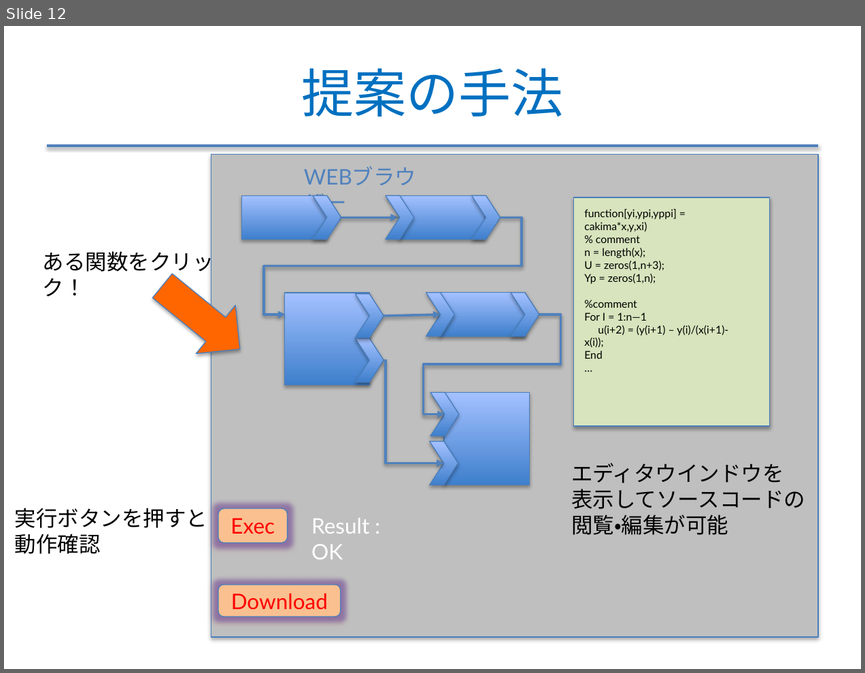
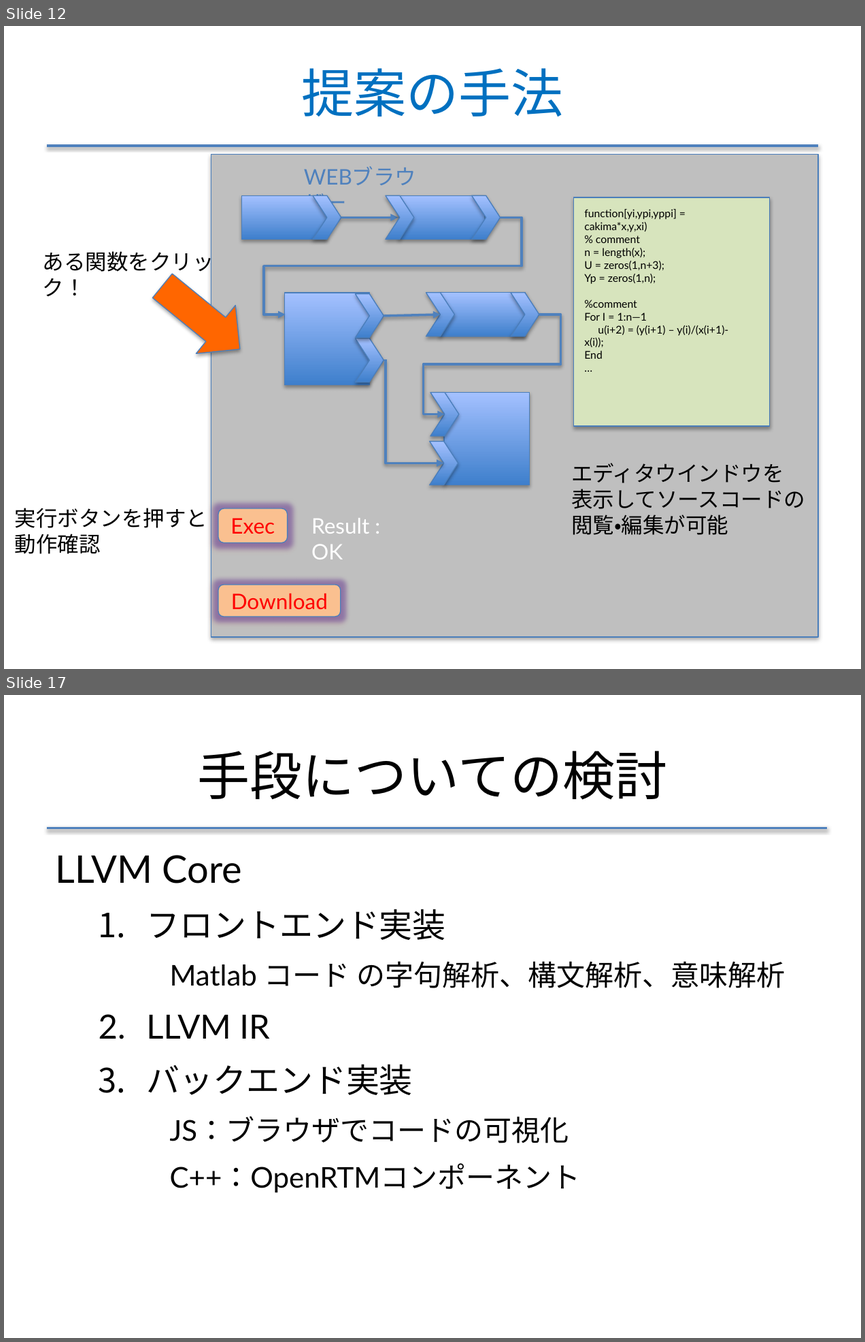
Before and after one commit to f-akazawa/akaz_uecdevelop, a slide deck: doc/中間発表資料.pptx. Shown one above the other, each under a label of ours: slide 12 before the commit, slides 12 and 17 after it; the slides between them are not shown. The pictures are 865x673 and 865x1342 pixels, drawn with LibreOffice and Linux fonts; fonts in the diff are those of the drawing. Boxes give left, top, right and bottom in pixels: in the first picture for what was removed or moved away, otherwise in the second. Text is boxed around its words. In the diff, an @@ line names an element or a change of style, - is before the commit and + after.

```diff
--- a/doc/中間発表資料.pptx
+++ b/doc/中間発表資料.pptx
@@ slide 17 added at [4, 695, 861, 1338], background #FFFFFF @@
@@ title added at [197, 751, 667, 800], 44 pt, text #000000 @@
+手段についての検討
@@ line added from (47, 828) to (827, 828), #4F81BD 2 pt @@
@@ text added at [56, 855, 785, 1193], 24 pt, text #000000 @@
+LLVM Core
+  1. フロントエンド実装
+    Matlab コード の字句解析、構文解析、意味解析
+  2. LLVM IR
+  3. バックエンド実装
+    JS：ブラウザでコードの可視化
+    C++：OpenRTMコンポーネント
```
Also in this commit, not shown: 11 slides changed, 2 other slides added, 1 slide removed.
